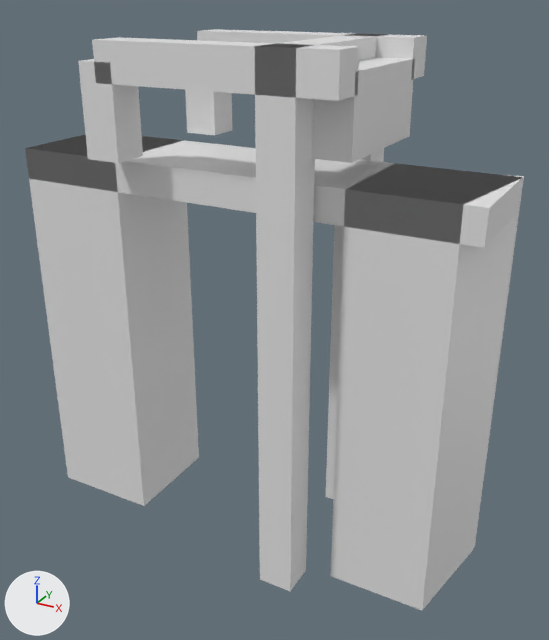
What one commit did to the glTF model models/leidschendam/leidschendam-brug-77f89155/leidschendam-brug-77f89155.glb.
Before and after are seen from a 50 mm camera at (9.31, -15.88, 4.2) aimed at (0.52, 0.11, -3.79). Every picture has the same lights, and +X, +Y and +Z are marked at lower left. The first picture is the older version.

In view in the first picture: 'building:balans', 'building:balans 2', 'building:contragewicht', 'building:hamei', 'building:hamei 2', 'building:hangstang', 'building:hangstang 2', 'building:portaal', 'road:dek', 'road:landhoofd (aangenomen)', 'road:landhoofd (aangenomen) 2'.
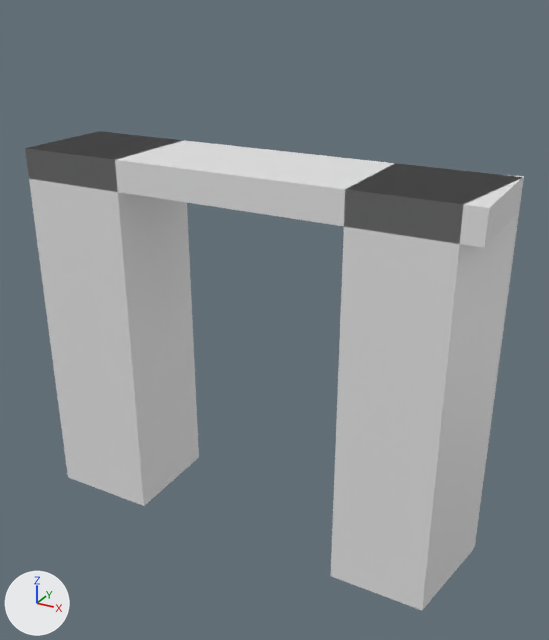
Changed parts and their boxes [x1, y1, x2, y2] in the pictures (549 x 640 px):
'building:hamei 2', deleted
    before: [255, 44, 315, 591]
'building:balans 2', deleted
    before: [92, 37, 360, 101]
'building:contragewicht', deleted
    before: [312, 57, 415, 163]
'building:hangstang 2', deleted
    before: [78, 59, 143, 163]
'building:balans', deleted
    before: [197, 29, 427, 79]
'building:hamei', deleted
    before: [326, 33, 389, 499]
'building:hangstang', deleted
    before: [185, 90, 232, 135]
'building:portaal', deleted
    before: [268, 34, 384, 60]

Patch to the scene script:
```diff
--- a/models/leidschendam/leidschendam-brug-77f89155/leidschendam-brug-77f89155.glb.py
+++ b/models/leidschendam/leidschendam-brug-77f89155/leidschendam-brug-77f89155.glb.py
@@ ob_building_hamei @@
-ob_building_hamei = bpy.data.objects.new('building:hamei', me_hamei)
-ob_building_hamei.location = (0.0, 0.0, 0.0)
@@ ob_building_hamei_2 @@
-ob_building_hamei_2 = bpy.data.objects.new('building:hamei 2', me_hamei_2)
-ob_building_hamei_2.location = (0.0, 0.0, 0.0)
@@ ob_building_portaal @@
-ob_building_portaal = bpy.data.objects.new('building:portaal', me_portaal)
-ob_building_portaal.location = (0.0, 0.0, 0.0)
@@ ob_building_balans @@
-ob_building_balans = bpy.data.objects.new('building:balans', me_balans)
-ob_building_balans.location = (0.0, 0.0, 0.0)
@@ ob_building_hangstang @@
-ob_building_hangstang = bpy.data.objects.new('building:hangstang', me_hangstang)
-ob_building_hangstang.location = (0.0, 0.0, 0.0)
@@ ob_building_balans_2 @@
-ob_building_balans_2 = bpy.data.objects.new('building:balans 2', me_balans_2)
-ob_building_balans_2.location = (0.0, 0.0, 0.0)
@@ ob_building_hangstang_2 @@
-ob_building_hangstang_2 = bpy.data.objects.new('building:hangstang 2', me_hangstang_2)
-ob_building_hangstang_2.location = (0.0, 0.0, 0.0)
@@ ob_building_contragewicht @@
-ob_building_contragewicht = bpy.data.objects.new('building:contragewicht', me_contragewicht)
-ob_building_contragewicht.location = (0.0, 0.0, 0.0)
```
